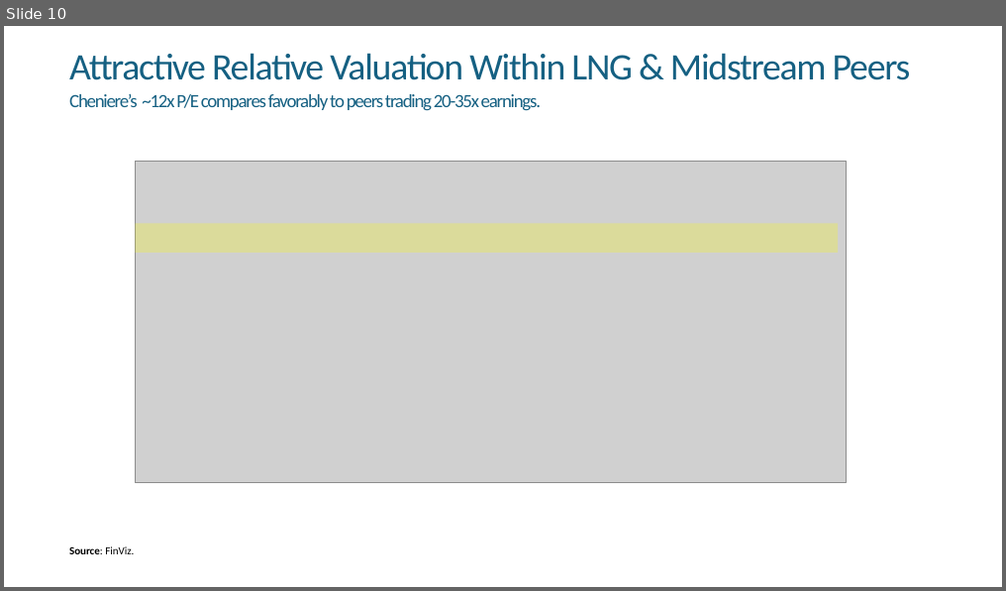
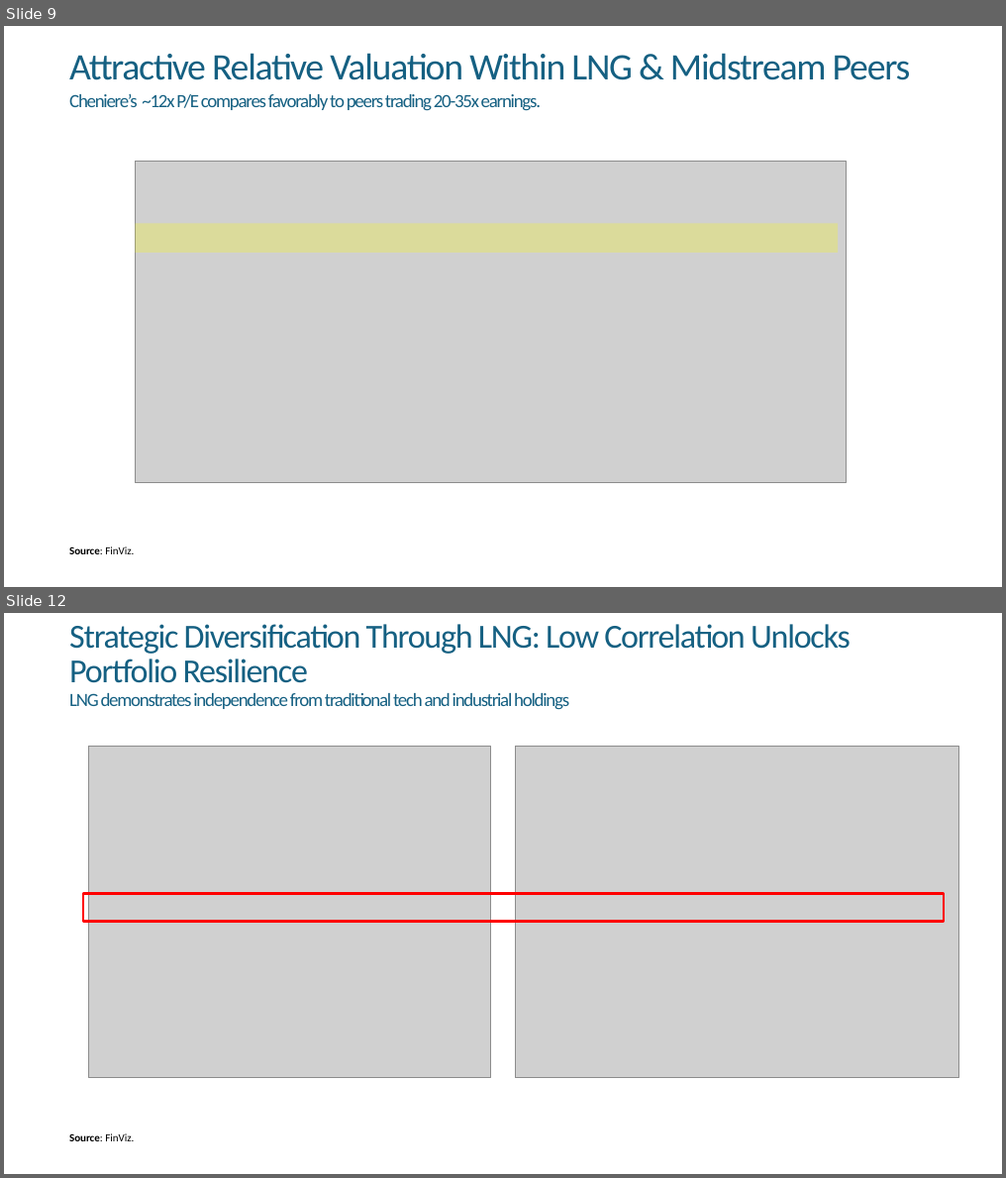
Before and after one commit to aleiva00/phoenix_stockpitch, a slide deck: Phoenix_StockPitch.pptx. Shown one above the other, each under a label of ours: slide 10 before the commit, slides 9 and 12 after it; the slides between them are not shown. The pictures are 1006x591 and 1006x1178 pixels, drawn with LibreOffice and Linux fonts; fonts in the diff are those of the drawing; grey boxes stand for pictures. Boxes give left, top, right and bottom in pixels: in the first picture for what was removed or moved away, otherwise in the second. Text is boxed around its words. In the diff, an @@ line names an element or a change of style, - is before the commit and + after.

```diff
--- a/Phoenix_StockPitch.pptx
+++ b/Phoenix_StockPitch.pptx
@@ slide 12 added at (4, 613, 1002, 1174), background #FFFFFF @@
@@ title added at (69, 624, 850, 683), 32.4 pt, text #156082 @@
+Strategic Diversification Through LNG: Low Correlation Unlocks Portfolio Resilience
@@ text added at (69, 693, 569, 710), 18 pt, text #156082 @@
+LNG demonstrates independence from traditional tech and industrial holdings
@@ picture added at (88, 747, 491, 1078) @@
@@ picture added at (515, 746, 959, 1078) @@
@@ rectangle added at (83, 894, 944, 922), outline #FF0000 2.25 pt @@
@@ text added at (69, 1134, 134, 1142), 10.5 pt, text #000000 @@
+Source: FinViz.
@@ what was slide 10 is now slide 9 @@
```
Also in this commit, not shown: 1 slide changed, 6 other slides added, 3 slides removed, 8 other files.
